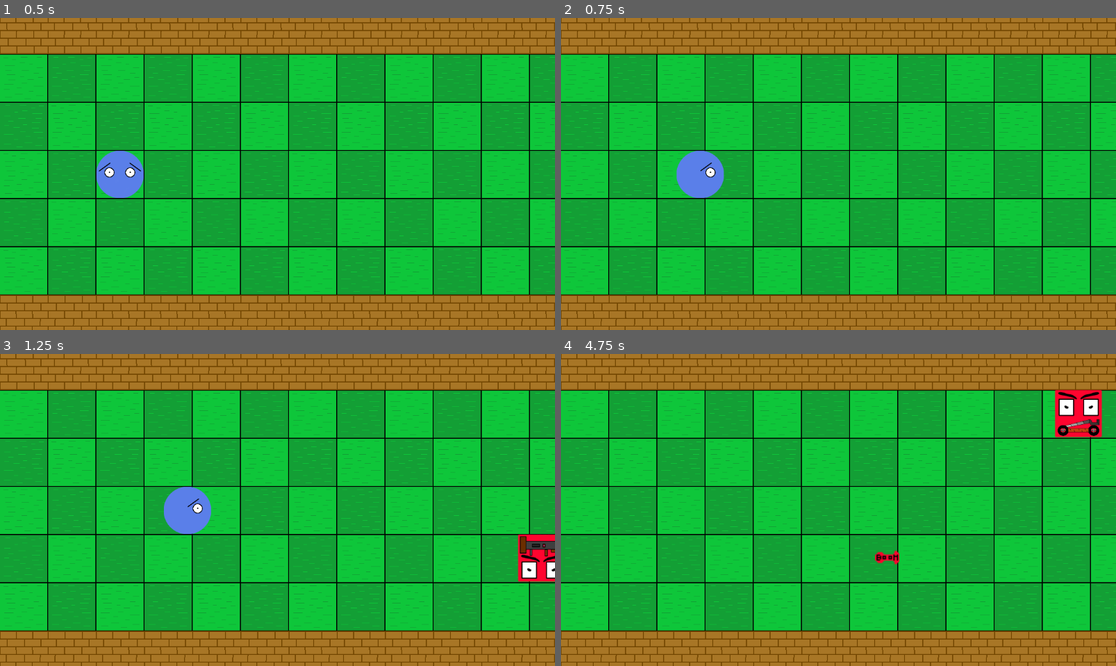
Above: before the commit, frames 1-4 (two rows, left to right).
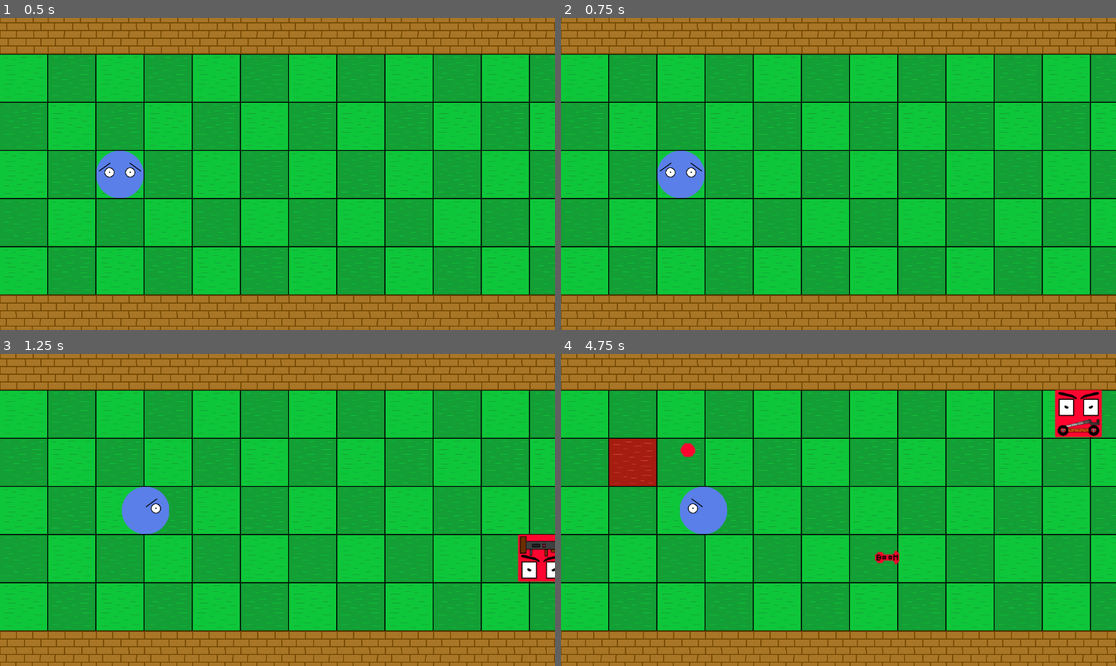
Above: after the commit, the same moments.

Repository: Killfreek/Rats
Game: Godot game, scene res://main.tscn
The game is run twice, just before and just after one commit, with the same random seed, the same clock (stepped at 60 frames per second) and the same inputs.
Inputs:
- Up to frame 1 (0.5 s): no input
- Up to frame 2 (0.75 s): tap Enter at 0.5 s; hold D (MoveRight) from 0.53 s (still down); hold Space (SpawnPlayer) from 0.53 s (still down)
- Up to frame 3 (1.25 s): keep holding D (MoveRight); keep holding Space (SpawnPlayer)
- Up to frame 4 (4.75 s): release D (MoveRight) at 1.28 s; release Space (SpawnPlayer) at 1.28 s; hold S (MoveDown) 1.28-2.03 s; tap Space (SpawnPlayer) at 1.35, 2.85, 4.35 s; hold D (MoveRight) 2.03-2.78 s; hold Space (SpawnPlayer) 2.03-2.78 s; hold W (MoveUp) 2.78-3.53 s; hold Space (SpawnPlayer) 3.53-4.28 s; hold A (MoveLeft) from 3.53 s (still down)

Frame 1 is identical in both runs. In frame 2, 1.1% of the frame differs, in the area x 17-30%, y 42-58%; in frame 3, 2.0%; in frame 4, 2.5%, in the area x 8-31%, y 27-58%.

Commit message:
Added player movement input window and split player code into more meths
Added player movement input window and split player code into more methods may require some cleaning up

Diff:
--- a/Player/PlayerSpawnController.gd
+++ b/Player/PlayerSpawnController.gd
@@ -32,5 +32,11 @@
 	var playerNode = get_node("Player");
 	playerNode.connect("player_died", playerDied);
 	playerNode.connect("tree_exiting",EnemySpawnController._on_player_despawn);
+
+	var timmerNode = get_node("Player/MovementTimer");
+	timmerNode.one_shot = false;
+	timmerNode.wait_time = playerNode.inputWindow;
+	timmerNode.connect("timeout",playerNode._on_movement_timer_timeout);
+
 	EnemySpawnController.playerNode = playerNode;
 	EnemySpawnController.continueSpawnaing = true;
--- a/Player/player.gd
+++ b/Player/player.gd
@@ -11,6 +11,10 @@
 
 @export var health : int
 
+@export var inputWindow : float
+
+@export var inputTimer : Timer
+
 var player
 var playerArea : Rect2
 var isMoving = false
@@ -20,6 +24,10 @@
 var lastButtonClicked = 0;
 var originalDistanceForMovement : float
 var movementStartPoint : Vector2
+
+var velocaty : Vector2
+
+var deltaL
 
 signal player_died;
 
@@ -33,54 +41,55 @@
 		PlayerAreaBottomRightCorner.position.y);
 	$AnimatedSprite2D.animation = "Idle";
 
+
 # Called every frame. 'delta' is the elapsed time since the previous frame.
 func _process(delta):
-	var velocaty = Vector2.ZERO
+	deltaL = delta;
+	velocaty = Vector2.ZERO
 	if !isMoving:
-		if Input.is_action_pressed("MoveRight"): #2
-			velocaty.x += xStepDistance
-			lastButtonClicked = 2;
-		if Input.is_action_pressed("MoveLeft"):
-			velocaty.x -= xStepDistance
-			lastButtonClicked = 4;
-		if Input.is_action_pressed("MoveUp"):
-			velocaty.y -= yStepDistance
-			lastButtonClicked = 8;
-		if Input.is_action_pressed("MoveDown"):
-			velocaty.y += yStepDistance
-			lastButtonClicked = 16
+		CheckForMoveInput();
+	else:
+		CheckForMovingPlayer(delta);
 
-		if velocaty != Vector2.ZERO:
-			var intendedFinalPosition = position + velocaty;
-			if playerArea.intersection(Rect2(
-				intendedFinalPosition.x, intendedFinalPosition.y,
-				intendedFinalPosition.x, intendedFinalPosition.y)) != Rect2(0,0,0,0):
-					SetUpMovement(delta, player.position, velocaty);
-	else:
-		var movementLeftToDo = player.global_position.distance_to(finalPosition);
-		var precentageMovementLeft = (movementLeftToDo / originalDistanceForMovement) * 100;
+func CheckForMoveInput():
+	if Input.is_action_pressed("MoveRight"): #2
+		velocaty.x += xStepDistance
+		lastButtonClicked = 2;
+	if Input.is_action_pressed("MoveLeft"):
+		velocaty.x -= xStepDistance
+		lastButtonClicked = 4;
+	if Input.is_action_pressed("MoveUp"):
+		velocaty.y -= yStepDistance
+		lastButtonClicked = 8;
+	if Input.is_action_pressed("MoveDown"):
+		velocaty.y += yStepDistance
+		lastButtonClicked = 16
 
-		var canReverse = false
-		if Input.is_action_pressed("MoveRight") && lastButtonClicked == 4 && precentageMovementLeft >= CancelMovementThreshold:
-			canReverse = true
-			lastButtonClicked = 2;
-		if Input.is_action_pressed("MoveLeft") && lastButtonClicked == 2 && precentageMovementLeft >= CancelMovementThreshold:
-			canReverse = true
-			lastButtonClicked = 4;
-		if Input.is_action_pressed("MoveUp") && lastButtonClicked == 16 && precentageMovementLeft >= CancelMovementThreshold:
-			canReverse = true
-			lastButtonClicked = 8;
-		if Input.is_action_pressed("MoveDown") && lastButtonClicked == 8 && precentageMovementLeft >= CancelMovementThreshold:
-			canReverse = true
-			lastButtonClicked = 16
+func CheckForMovingPlayer(delta):
+	var movementLeftToDo = player.global_position.distance_to(finalPosition);
+	var precentageMovementLeft = (movementLeftToDo / originalDistanceForMovement) * 100;
 
-		if !canReverse:
-			move_ToTarget(delta);
-		elif canReverse && !isDoingReverse:
-			isDoingReverse = true;
-			isMoving = false;
-			velocaty = movementStartPoint - player.position;
-			SetUpMovement(delta, player.position, velocaty);
+	var canReverse = false
+	if Input.is_action_pressed("MoveRight") && lastButtonClicked == 4 && precentageMovementLeft >= CancelMovementThreshold:
+		canReverse = true
+		lastButtonClicked = 2;
+	if Input.is_action_pressed("MoveLeft") && lastButtonClicked == 2 && precentageMovementLeft >= CancelMovementThreshold:
+		canReverse = true
+		lastButtonClicked = 4;
+	if Input.is_action_pressed("MoveUp") && lastButtonClicked == 16 && precentageMovementLeft >= CancelMovementThreshold:
+		canReverse = true
+		lastButtonClicked = 8;
+	if Input.is_action_pressed("MoveDown") && lastButtonClicked == 8 && precentageMovementLeft >= CancelMovementThreshold:
+		canReverse = true
+		lastButtonClicked = 16
+
+	if !canReverse:
+		move_ToTarget(delta);
+	elif canReverse && !isDoingReverse:
+		isDoingReverse = true;
+		isMoving = false;
+		velocaty = movementStartPoint - player.position;
+		SetUpMovement(delta, player.position, velocaty);
 
 func SetUpMovement(delta, postition, velocaty):
 	finalPosition = postition + velocaty;
@@ -111,3 +120,12 @@
 	if (health <= 0):
 		player_died.emit();
 		queue_free();
+
+func _on_movement_timer_timeout():
+	print("_on_movement_timer_timeout");
+	if velocaty != Vector2.ZERO:
+		var intendedFinalPosition = position + velocaty;
+		if playerArea.intersection(Rect2(
+			intendedFinalPosition.x, intendedFinalPosition.y,
+			intendedFinalPosition.x, intendedFinalPosition.y)) != Rect2(0,0,0,0):
+				SetUpMovement(deltaL, player.position, velocaty);
--- a/Player/player.tscn
+++ b/Player/player.tscn
@@ -44,13 +44,15 @@
 [sub_resource type="CircleShape2D" id="CircleShape2D_lj4yr"]
 radius = 50.01
 
-[node name="Player" type="Area2D"]
+[node name="Player" type="Area2D" node_paths=PackedStringArray("inputTimer")]
 script = ExtResource("1_gka1k")
 speed = 200
 xStepDistance = 100
 yStepDistance = 100
 CancelMovementThreshold = 50
 health = 1
+inputWindow = 0.1
+inputTimer = NodePath("MovementTimer")
 
 [node name="AnimatedSprite2D" type="AnimatedSprite2D" parent="."]
 scale = Vector2(0.49, 0.49)
@@ -60,3 +62,6 @@
 [node name="CollisionShape2D" type="CollisionShape2D" parent="."]
 shape = SubResource("CircleShape2D_lj4yr")
 one_way_collision_margin = 0.0
+
+[node name="MovementTimer" type="Timer" parent="."]
+autostart = true
